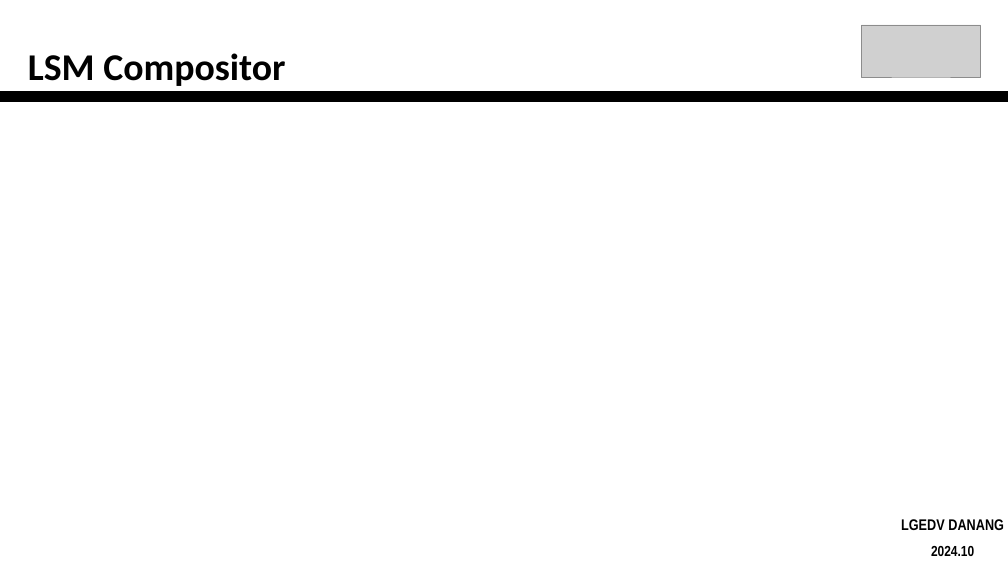
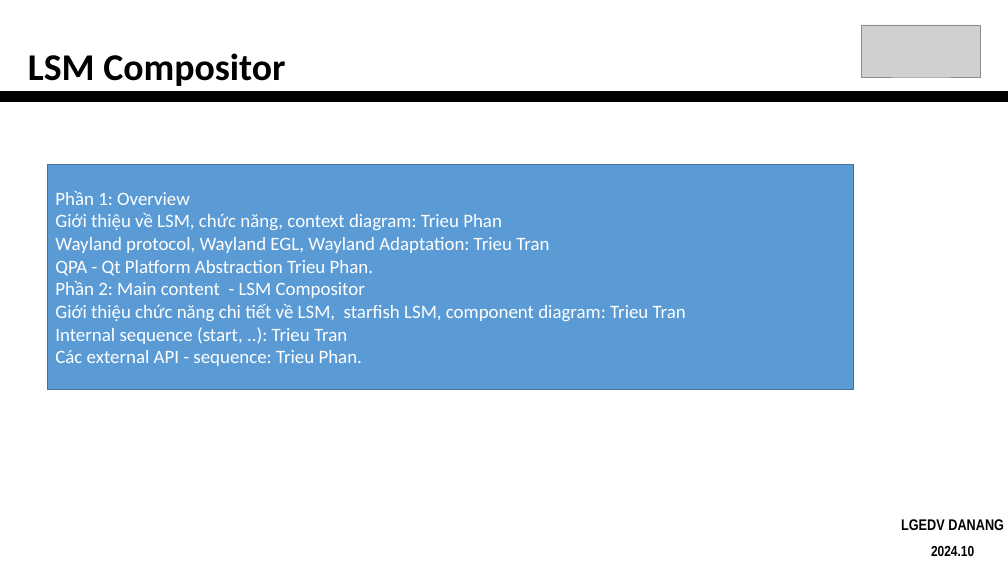
Before and after one commit to PhanNgocTrieu/SWPCT, a slide deck: slide 5 of present/LSM-WebOS.pptx (slide 6 before the commit). Drawn at 1008x567 pixels with LibreOffice and Linux fonts; fonts in the diff are those of the drawing; grey boxes stand for pictures. Boxes give left, top, right and bottom in pixels: in the first picture for what was removed or moved away, otherwise in the second. Text is boxed around its words. In the diff, an @@ line names an element or a change of style, - is before the commit and + after.

```diff
--- a/present/LSM-WebOS.pptx
+++ b/present/LSM-WebOS.pptx
@@ rectangle added at box(48, 165, 854, 389), fill #5B9BD5, outline #43739E 1 pt, 18 pt, text #FFFFFF @@
+Phần 1: Overview
+Giới thiệu về LSM, chức năng, context diagram: Trieu Phan
+Wayland protocol, Wayland EGL, Wayland Adaptation: Trieu Tran
+QPA - Qt Platform Abstraction Trieu Phan.
+Phần 2: Main content - LSM Compositor
+Giới thiệu chức năng chi tiết về LSM, starfish LSM, component diagram: Trieu Tran
+Internal sequence (start, ..): Trieu Tran
+Các external API - sequence: Trieu Phan.
```
Also in this commit, not shown: 4 other slides changed, 1 slide removed, 1 other file.
